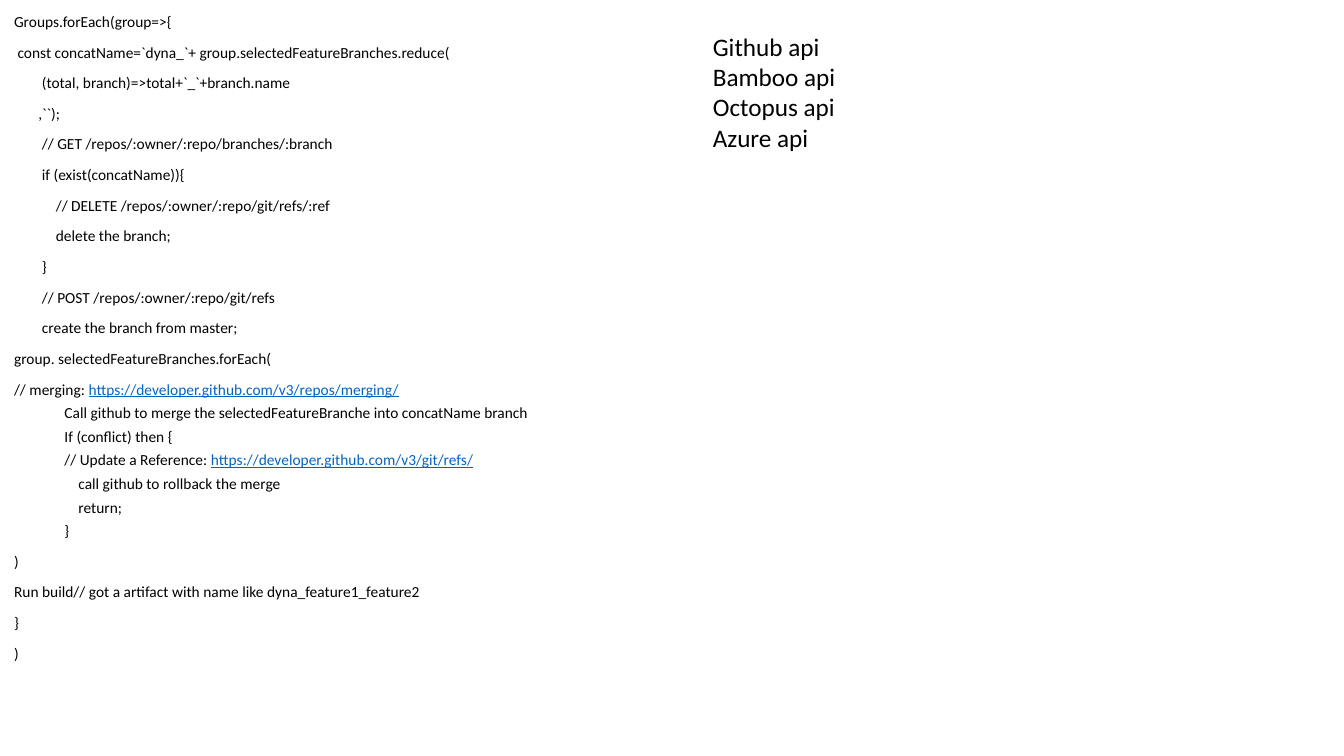
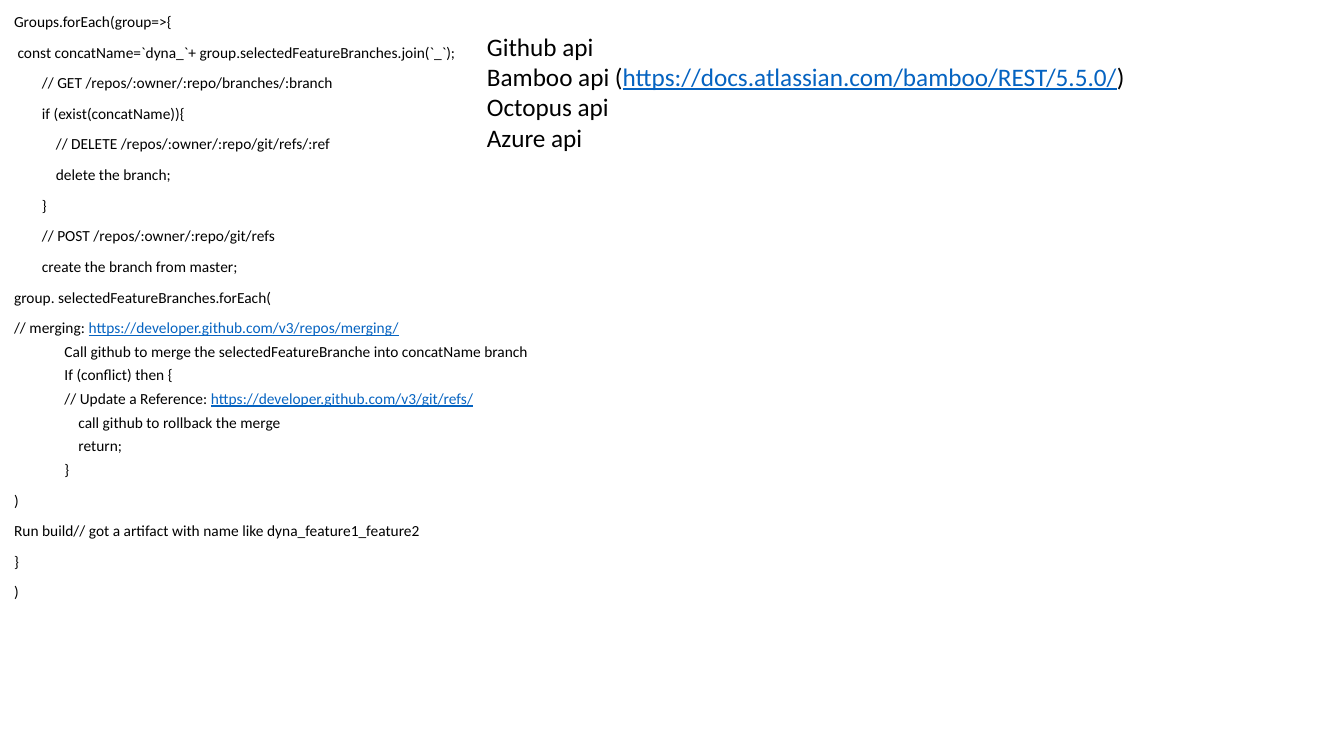
Before and after one commit to chaiyilin/featureToggling, a slide deck: slide 17 of featureToggles.pptx (slide 16 before the commit). Drawn at 1344x756 pixels with LibreOffice and Linux fonts; fonts in the diff are those of the drawing. Boxes give left, top, right and bottom in pixels: in the first picture for what was removed or moved away, otherwise in the second. Text is boxed around its words. In the diff, an @@ line names an element or a change of style, - is before the commit and + after.

```diff
--- a/featureToggles.pptx
+++ b/featureToggles.pptx
@@ text "Github api": place and size @@
-text "Github api" at box(713, 38, 835, 151)
+text "Github api" at box(487, 38, 1124, 151)
@@ text at box(18, 47, 456, 61): text changed @@
-const concatName=`dyna_`+ group.selectedFeatureBranches.reduce(
-(total, branch)=>total+`_`+branch.name
-,``);
+const concatName=`dyna_`+ group.selectedFeatureBranches.join(`_`);
@@ text at box(487, 68, 1124, 90): text changed; text colour #000000 to #0563C1 @@
-Bamboo api
+Bamboo api (https://docs.atlassian.com/bamboo/REST/5.5.0/)
```
Also in this commit, not shown: 9 other slides changed, 3 slides added, 1 slide removed.
